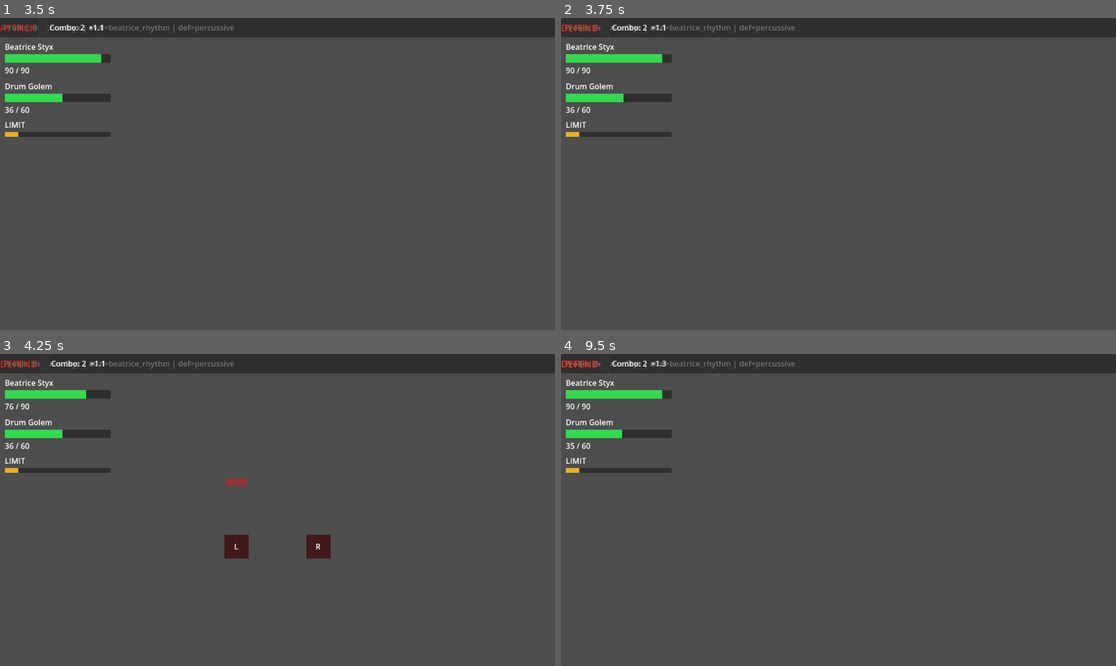
Above: before the commit, frames 1-4 (two rows, left to right).
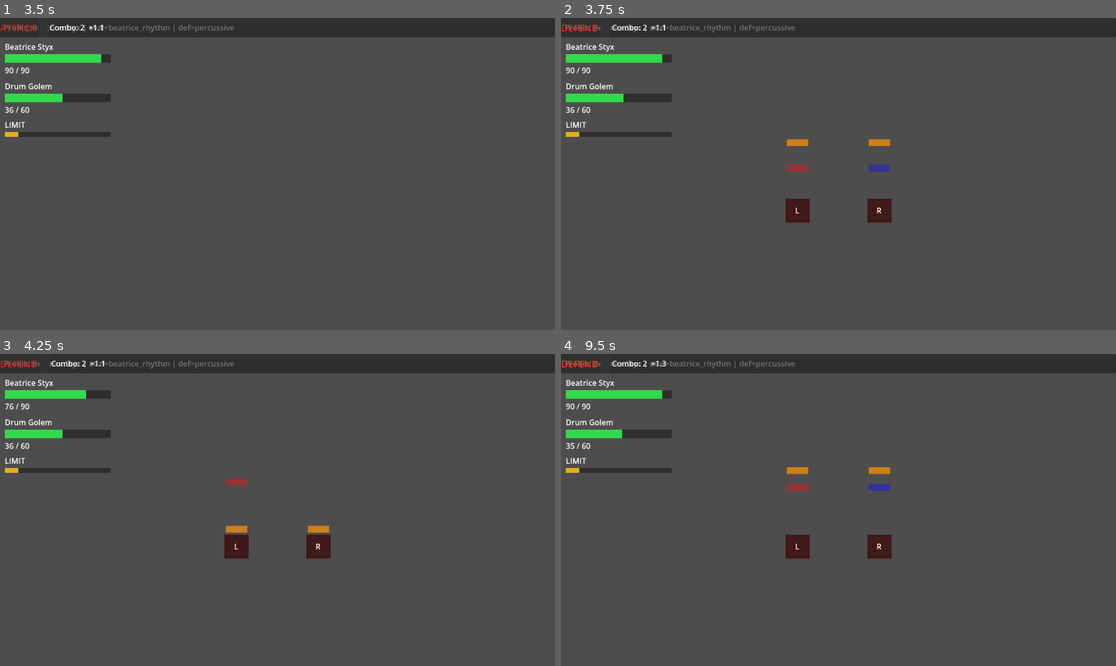
Above: after the commit, the same moments.

Repository: Parz1val1/rhythm-game-prototype
Game: Godot game, scene res://test_scene.tscn
Same seed, same stepped clock (60 frames per second), same inputs: the game is played once before the commit and once after it. Sound files missing from this copy of the repository are replaced by a short silence.
Inputs:
- Up to frame 1 (3.5 s): tap Enter at 0.5, 2 s; hold J (drum_right) 0.53-1.28 s; hold Space (limit_break) 0.53-1.28 s; hold Down (rhythm_down) 1.28-2.03 s; tap Space (limit_break) at 1.35, 2.85 s; hold J (drum_right) 2.03-2.78 s; hold Space (limit_break) 2.03-2.78 s; hold Up (rhythm_up) from 2.78 s (still down)
- Up to frame 2 (3.75 s): tap Enter at 3.5 s; release Up (rhythm_up) at 3.53 s; hold F (drum_left) from 3.53 s (still down); hold Space (limit_break) from 3.53 s (still down)
- Up to frame 3 (4.25 s): keep holding F (drum_left); keep holding Space (limit_break)
- Up to frame 4 (9.5 s): release Space (limit_break) at 4.28 s; tap Space (limit_break) at 4.35, 6.5, 6.6, 8.1 s; release F (drum_left) at 5.03 s; hold Down (rhythm_down) 5.03-5.75 s; hold Space (limit_break) 5.03-5.75 s; click "Play Again" at 5.75 s; hold J (drum_right) 6.53-7.28 s; hold Up (rhythm_up) 7.28-8.03 s; hold Space (limit_break) 7.28-8.03 s; hold J (drum_right) 8.03-8.78 s; hold Down (rhythm_down) from 8.78 s (still down); hold Space (limit_break) from 8.78 s (still down)

Frame 1 is identical in both runs. In frame 2, 1.0% of the frame differs, in the area x 40-60%, y 38-66%; in frame 3, 0.2%; in frame 4, 1.0%.
Error before the commit: Invalid access to property or key 'pattern' on a base object of type 'Resource (EnemyData)'. (res://combat/combat_scene.gd:303)

Commit message:
fix: update remaining .pattern references to neutral_pattern in combat_scene and tools
Missed the early-lookahead path in _end_attack_phase() (line ~303) that emits
note_approaching for notes whose normal lookahead window falls before the phase starts.
Also updated create_encounter_resources.gd tool to use NeutralHit/neutral_pattern.

Co-Authored-By: Claude Sonnet 4.6 <noreply@anthropic.com>

Diff:
--- a/combat/combat_scene.gd
+++ b/combat/combat_scene.gd
@@ -300,12 +300,14 @@
     # so the visual duration correctly reflects how long until the note is actually due.
     var early_enemy = _get_defending_enemy_internal()
     if early_enemy != null:
-        for note: NoteData in early_enemy.pattern:
-            if note.beat_offset < float(lookahead_beats):
-                var target_beat: int = BeatClock.beat_number + 1 + note.beat_offset
-                note_approaching.emit(note, target_beat)
-                DebugLog.timing("[EARLY-A] dir=%-5s  target_beat=%d  (first-beat lookahead, travel=%d beat(s))" % [
-                    note.direction, target_beat, note.beat_offset + 1])
+        var _early_defense_type := get_defense_type()
+        for hit in early_enemy.neutral_pattern:
+            if hit.beat_offset < float(lookahead_beats):
+                var target_beat: int = BeatClock.beat_number + 1 + int(hit.beat_offset)
+                for _early_note in NeutralPatternTranslator.resolve_notes(hit, _early_defense_type):
+                    note_approaching.emit(_early_note, target_beat)
+                    DebugLog.timing("[EARLY-A] dir=%-5s  target_beat=%d  (first-beat lookahead, travel=%d beat(s))" % [
+                        _early_note.direction, target_beat, hit.beat_offset + 1])
 
     # Safety-net win check: normally triggered per-hit, but covers the edge
     # case where the phase boundary fires before the last scored signal arrives.
--- a/tools/create_encounter_resources.gd
+++ b/tools/create_encounter_resources.gd
@@ -3,14 +3,14 @@
 # Run: godot --headless --path . -s res://tools/create_encounter_resources.gd
 #
 # Array assignment rule (Godot 4):
-#   e.pattern = [...]  ← FAILS: can't assign Array[Variant] to Array[NoteData] via Variant.
-#   e.pattern.append(n) ← WORKS: array is a reference; append respects the existing typed array.
+#   e.neutral_pattern = [...]  ← FAILS: can't assign Array[Variant] to Array[NeutralHit] via Variant.
+#   e.neutral_pattern.append(h) ← WORKS: array is a reference; append respects the existing typed array.
 extends SceneTree
 
-# preload is safe here: NoteData/EnemyData/EncounterDefinition reference no autoloads.
+# preload is safe here: NeutralHit/EnemyData/EncounterDefinition reference no autoloads.
 const EncounterDefinitionScript = preload("res://encounters/encounter_definition.gd")
 const EnemyDataScript            = preload("res://characters/enemy_data.gd")
-const NoteDataScript             = preload("res://rhythm_engine/note_data.gd")
+const NeutralHitScript           = preload("res://rhythm_engine/neutral_hit.gd")
 
 func _init() -> void:
 	await process_frame
@@ -32,14 +32,13 @@
 	else:
 		print("  OK    %s" % path)
 
-# --- Note helper ---
+# --- Hit helper ---
 
-func _note(beat_offset: int, direction: String, mode: String):
-	var n = NoteDataScript.new()
-	n.beat_offset = beat_offset
-	n.direction   = direction
-	n.mode        = mode
-	return n
+func _hit(beat_offset: float, lane_count: int):
+	var h = NeutralHitScript.new()
+	h.beat_offset = beat_offset
+	h.lane_count  = lane_count
+	return h
 
 # --- Enemy helpers ---
 
@@ -48,9 +47,9 @@
 	e.enemy_name   = "Goblin"
 	e.max_hp       = 40;  e.hp           = 40
 	e.attack_power = 8;   e.phase_length = 4
-	e.pattern.append(_note(0, "up",   "targeted"))
-	e.pattern.append(_note(2, "down", "targeted"))
-	e.pattern.append(_note(3, "up",   "free_form"))
+	e.neutral_pattern.append(_hit(0.0, 1))
+	e.neutral_pattern.append(_hit(2.0, 1))
+	e.neutral_pattern.append(_hit(3.0, 1))
 	return e
 
 func _make_goblin_scout():
@@ -58,8 +57,8 @@
 	e.enemy_name   = "Goblin Scout"
 	e.max_hp       = 25;  e.hp           = 25
 	e.attack_power = 5;   e.phase_length = 2
-	e.pattern.append(_note(0, "left",  "targeted"))
-	e.pattern.append(_note(1, "right", "targeted"))
+	e.neutral_pattern.append(_hit(0.0, 1))
+	e.neutral_pattern.append(_hit(1.0, 1))
 	return e
 
 func _make_orc():
@@ -67,9 +66,8 @@
 	e.enemy_name   = "Orc"
 	e.max_hp       = 80;  e.hp           = 80
 	e.attack_power = 15;  e.phase_length = 8
-	var dirs := ["up", "right", "down", "left"]
 	for i in range(4):
-		e.pattern.append(_note(i * 2, dirs[i], "targeted"))
+		e.neutral_pattern.append(_hit(float(i * 2), 1))
 	return e
 
 func _make_string_golem_enemy():
@@ -77,9 +75,8 @@
 	e.enemy_name   = "String Golem"
 	e.max_hp       = 120; e.hp           = 120
 	e.attack_power = 18;  e.phase_length = 8
-	var dirs := ["up", "down", "up", "down", "left", "right", "left", "right"]
 	for i in range(8):
-		e.pattern.append(_note(i, dirs[i], "targeted"))
+		e.neutral_pattern.append(_hit(float(i), 1))
 	return e
 
 # --- Encounter assemblers ---
